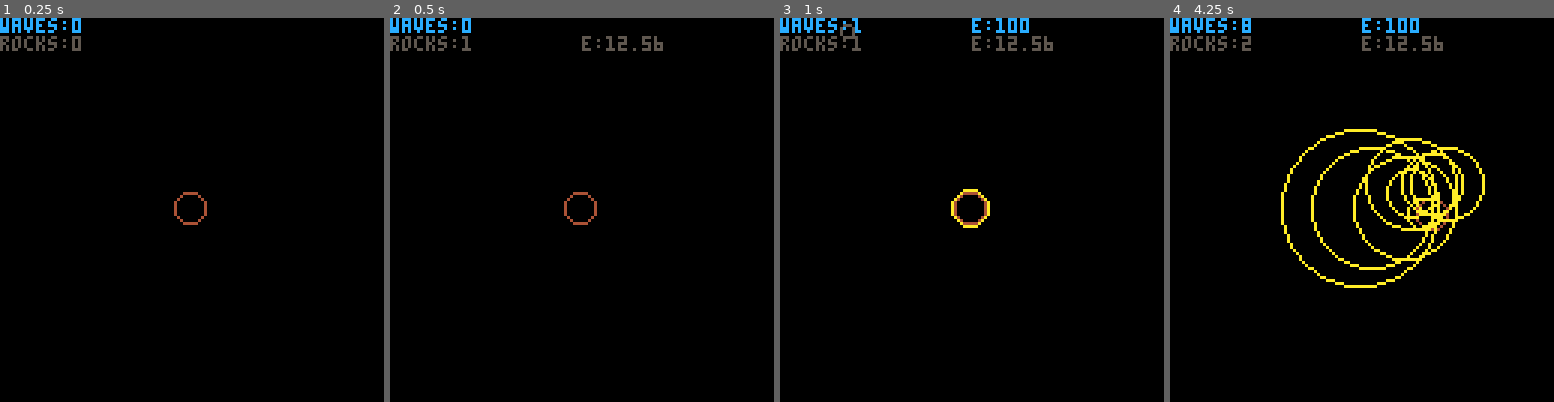
Above: before the commit, frames 1-4 (left to right).
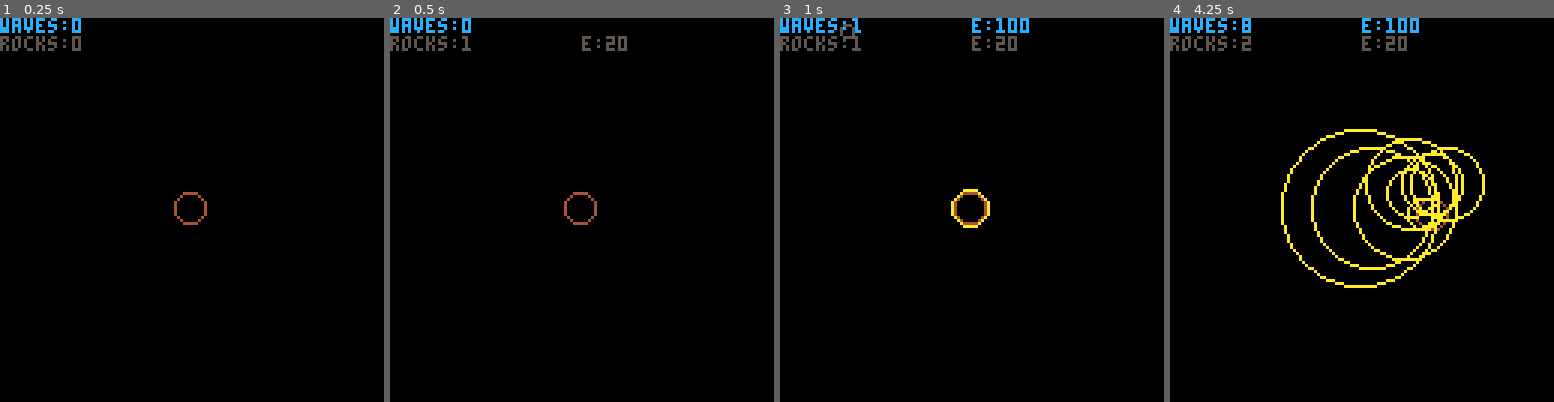
Above: after the commit, the same moments.

Repository: EngMaltez/P8Lab
Game: PICO-8 cartridge circprot.p8
Same seed, same stepped clock (60 frames per second), same inputs: the game is played once before the commit and once after it.
Inputs:
- Up to frame 1 (0.25 s): no input
- Up to frame 2 (0.5 s): tap X (X key) at 0.33 s
- Up to frame 3 (1 s): tap O (Z key) at 0.7 s
- Up to frame 4 (4.25 s): tap X (X key) at 1.07, 1.85, 2.97, 4.08 s; hold Right 1.6-2.1 s; tap O (Z key) every 0.4 s from 1.7 to 4.1 s; hold Up 2.15-2.42 s; hold Right 2.47-3.03 s; hold Left 3.08-3.58 s; hold Down 3.63-3.97 s; hold Right from 4.02 s (still down)

Frame 1 is identical in both runs. In frame 2, 0.2% of the frame differs, in the area x 56-72%, y 4-9%; in frame 3, 0.2%; in frame 4, 0.2%.

Commit message:
PLAN: thinkg on the next feature

Diff:
--- a/circprot.p8
+++ b/circprot.p8
@@ -5,9 +5,9 @@
 --by miguel maltez
 
 --todo:
---. collision detection wave and rock
---. collision detection rock and player
---. delete rocks when out of range
+-- . bar of energy
+-- . charging of energy
+-- . define wave color scale
 
 function _init()
 	init_game()
@@ -45,6 +45,7 @@
 	for wave in all(waves) do
 		for rock in all(rocks) do
 			if is_colliding(wave,rock) then
+				sfx(5)
 				if wave.e <= 1 then
 					dmg = wave.e
 				else
@@ -122,9 +123,10 @@
 		y = 91*sin(angle) + plr.y,
 		r = flr(rnd(2))+1,
 		vx=0, vy=0,
-		e = 3.14
+		e = 5
 	}
 	rock.e = rock.e*rock.r^2
+	-- point rock to player
 	local dx = plr.x-rock.x
 	local dy = plr.y-rock.y
 	local distance = dist(plr,rock)
@@ -181,11 +183,7 @@
 
 function draw_gameover()
 	cls(8)
-	print("game over",40,60,1)
-	print("("..lastrock.x ..","..lastrock.y..")")
-	dx = plr.x - lastrock.x
-	dy = plr.y - lastrock.y
-	print(dx*dx+dy*dy)
+	print("game over",48,60,1)
 end
 
 __gfx__
Not shown, changed: the sound effects (__sfx__) section of circprot.p8
